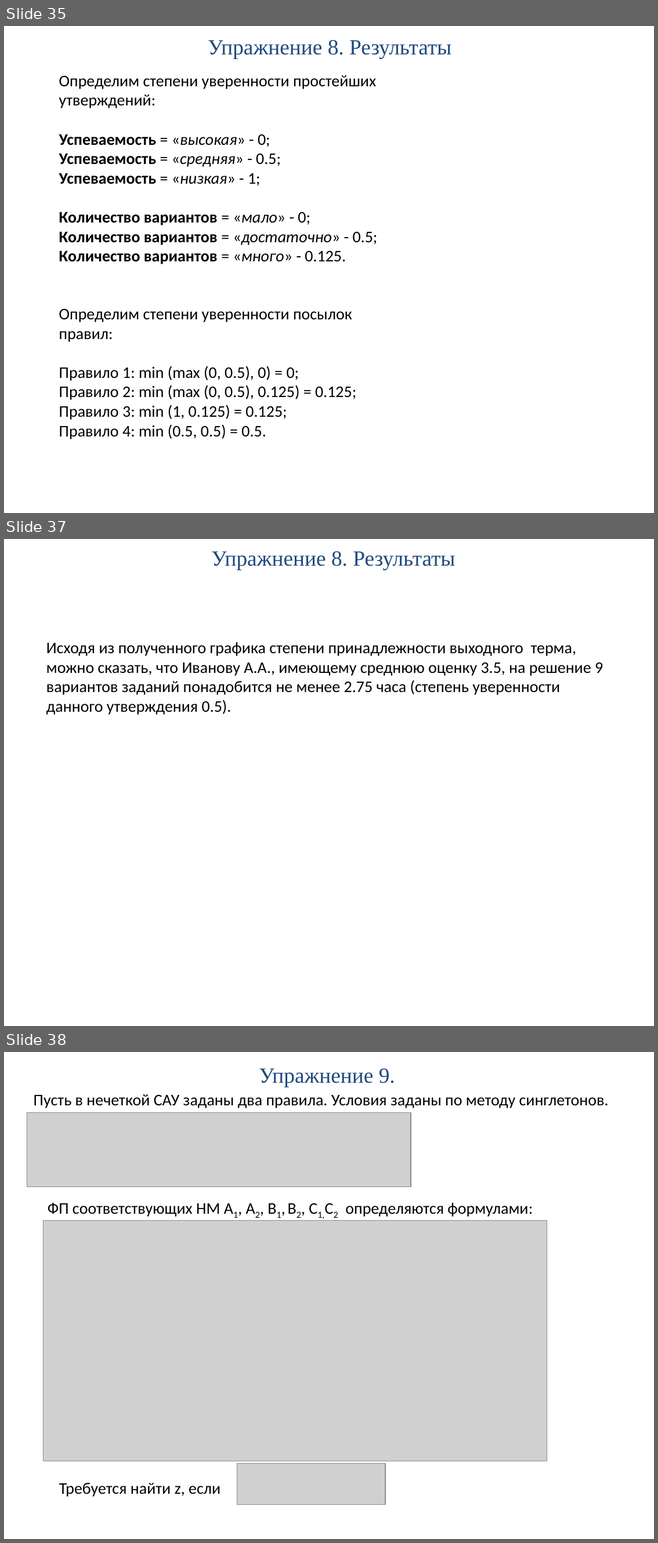
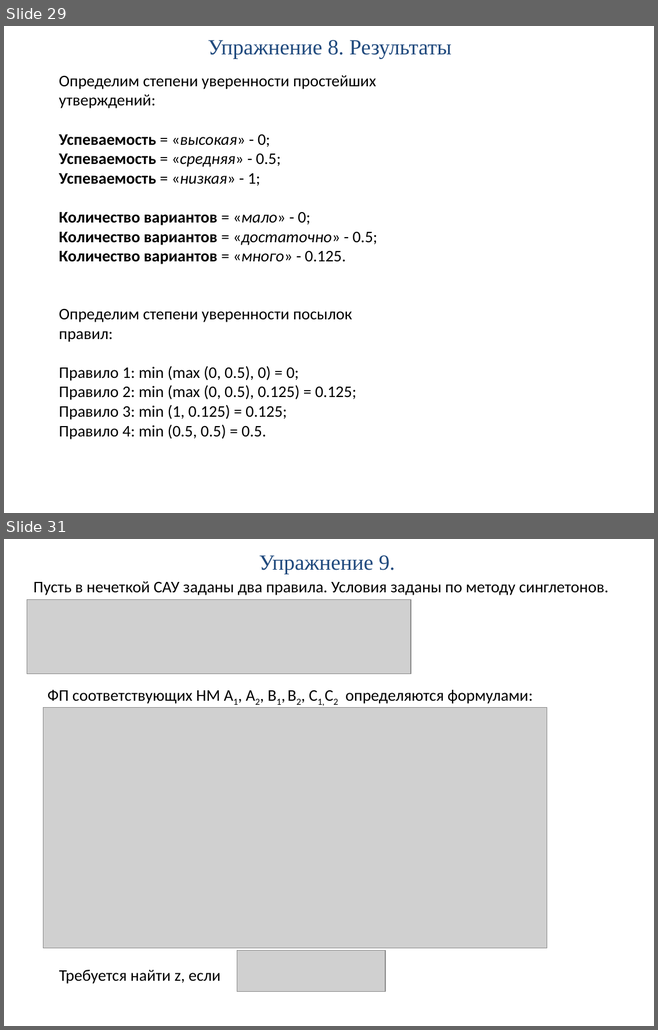
Before and after one commit to PPPoE15/MASTER, a slide deck: 2_sem/ISU/practice/ИСУ_практ_3.pptx. Shown one above the other, each under a label of ours: slides 35, 37 and 38 before the commit, slides 29 and 31 after it; the slides between them are not shown. The pictures are 658x1543 and 658x1030 pixels, drawn with LibreOffice and Linux fonts; fonts in the diff are those of the drawing; grey boxes stand for pictures. Boxes give left, top, right and bottom in pixels: in the first picture for what was removed or moved away, otherwise in the second. Text is boxed around its words. In the diff, an @@ line names an element or a change of style, - is before the commit and + after.

```diff
--- a/2_sem/ISU/practice/ИСУ_практ_3.pptx
+++ b/2_sem/ISU/practice/ИСУ_практ_3.pptx
@@ slide 37 removed at bbox=[4, 539, 654, 1026], background #FFFFFF @@
@@ title removed at bbox=[211, 551, 455, 570] @@
-Упражнение 8. Результаты
@@ text removed at bbox=[46, 642, 603, 715] @@
-Исходя из полученного графика степени принадлежности выходного терма, можно сказать, что Иванову А.А., имеющему среднюю оценку 3.5, на решение 9 вариантов заданий понадобится не менее 2.75 часа (степень уверенности данного утверждения 0.5).
@@ what was slide 35 is now slide 29 @@
@@ what was slide 38 is now slide 31 @@
```
Also in this commit, not shown: 5 slides changed, 6 other slides removed, 8 other files.
